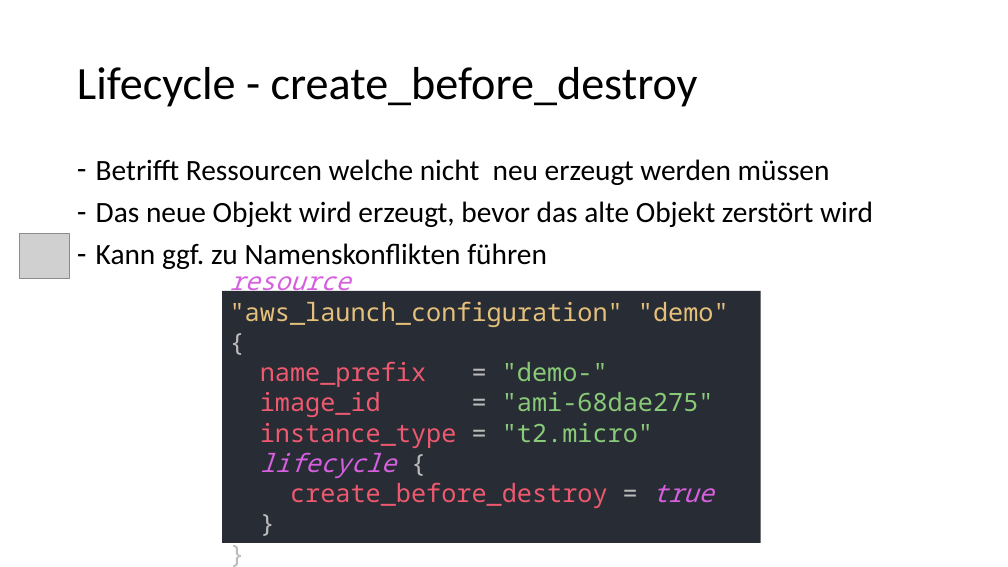
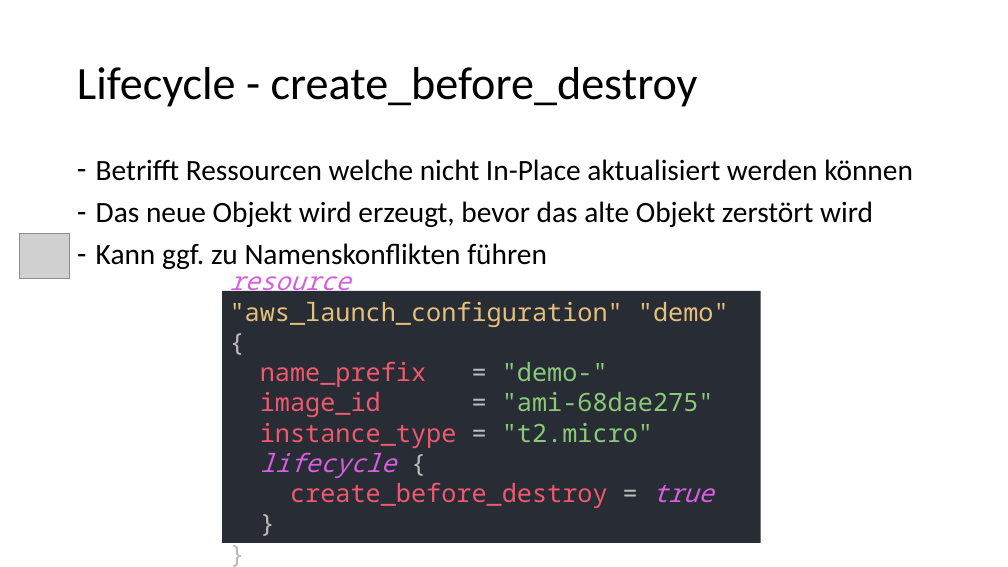
Before and after one commit to djakielski/terraform-schulung, a slide deck: slide 17 of Modul_03_Ressources/Ressources.pptx. Drawn at 1008x567 pixels with LibreOffice and Linux fonts; fonts in the diff are those of the drawing; grey boxes stand for pictures. Boxes give left, top, right and bottom in pixels: in the first picture for what was removed or moved away, otherwise in the second. Text is boxed around its words. In the diff, an @@ line names an element or a change of style, - is before the commit and + after.

Commit message:
fix typos in presentation refactoring autoscaling

```diff
--- a/Modul_03_Ressources/Ressources.pptx
+++ b/Modul_03_Ressources/Ressources.pptx
@@ text at (96, 159, 913, 181): text changed @@
-– Betrifft Ressourcen welche nicht neu erzeugt werden müssen
+– Betrifft Ressourcen welche nicht In-Place aktualisiert werden können
```
Also in this commit, not shown: 5 other slides changed, 12 other files.
